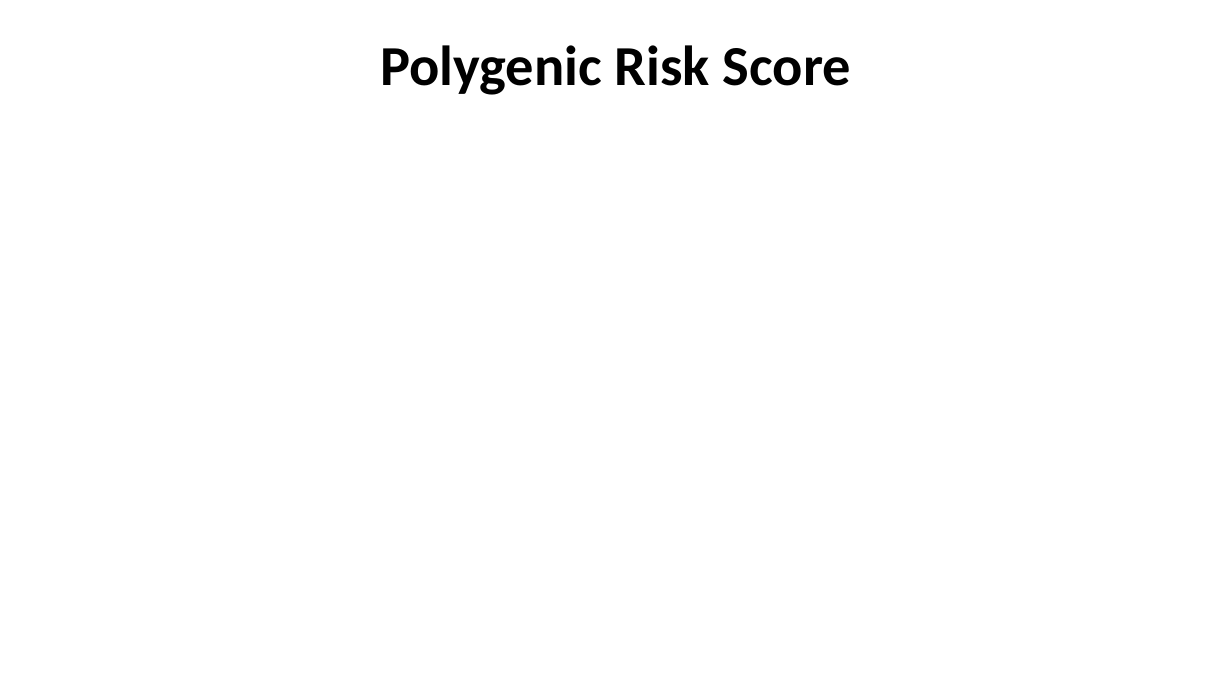
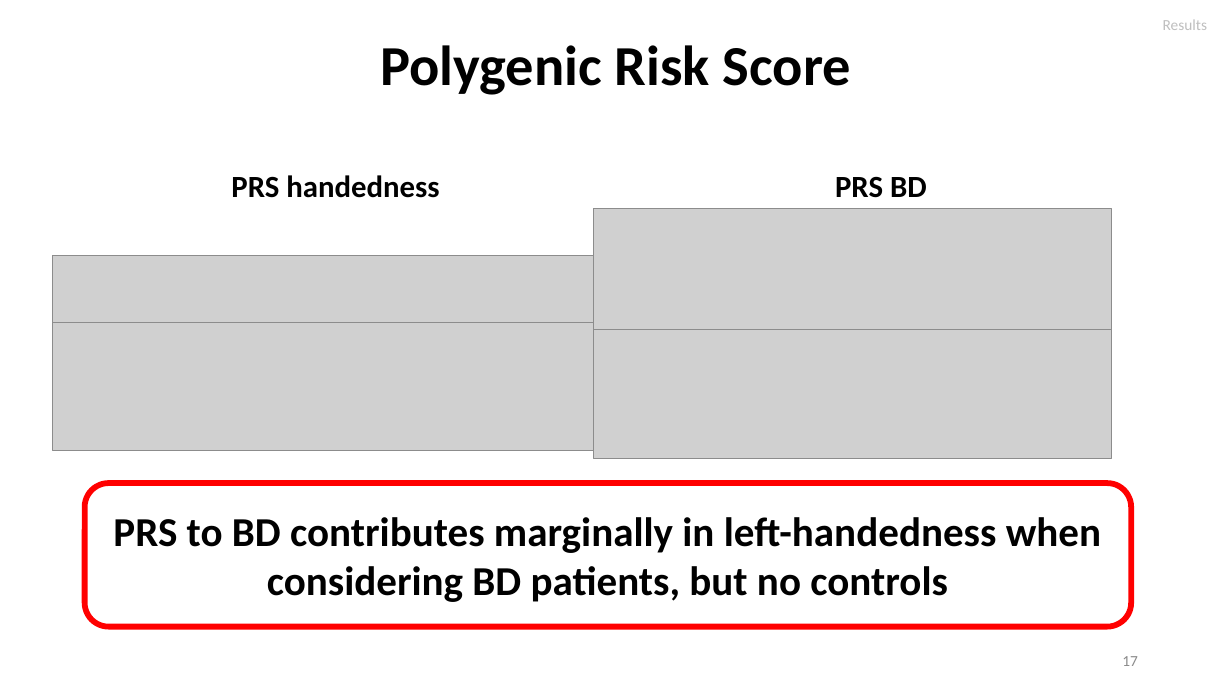
Before and after one commit to igarcia17/EHI_laterality, a slide deck: slide 17 of NorthSeaLateralityCongress_InesGarciaOrtiz.pptx (slide 11 before the commit). Drawn at 1232x693 pixels with LibreOffice and Linux fonts; fonts in the diff are those of the drawing; grey boxes stand for pictures. Boxes give left, top, right and bottom in pixels: in the first picture for what was removed or moved away, otherwise in the second. Text is boxed around its words. In the diff, an @@ line names an element or a change of style, - is before the commit and + after.

```diff
--- a/NorthSeaLateralityCongress_InesGarciaOrtiz.pptx
+++ b/NorthSeaLateralityCongress_InesGarciaOrtiz.pptx
@@ text added at (x1=1163, y1=20, x2=1207, y2=30), 12 pt, text #BFBFBF @@
+Results
@@ text added at (x1=231, y1=175, x2=439, y2=198), 24 pt, text #000000, bold @@
+PRS handedness
@@ text added at (x1=835, y1=176, x2=927, y2=198), 24 pt, text #000000, bold @@
+PRS BD
@@ picture added at (x1=594, y1=209, x2=1112, y2=330) @@
@@ picture added at (x1=53, y1=255, x2=593, y2=323) @@
@@ picture added at (x1=53, y1=323, x2=593, y2=451) @@
@@ picture added at (x1=594, y1=330, x2=1112, y2=458) @@
@@ rounded rectangle added at (x1=85, y1=483, x2=1132, y2=627), outline #FF0000 4.5 pt, 32 pt, text #000000, bold @@
+PRS to BD contributes marginally in left-handedness when considering BD patients, but no controls
@@ page number added at (x1=1122, y1=656, x2=1138, y2=666), 12 pt, text #8C8C8C @@
+17
```
Also in this commit, not shown: 8 other slides changed, 9 slides added, 3 slides removed, 8 other files.
